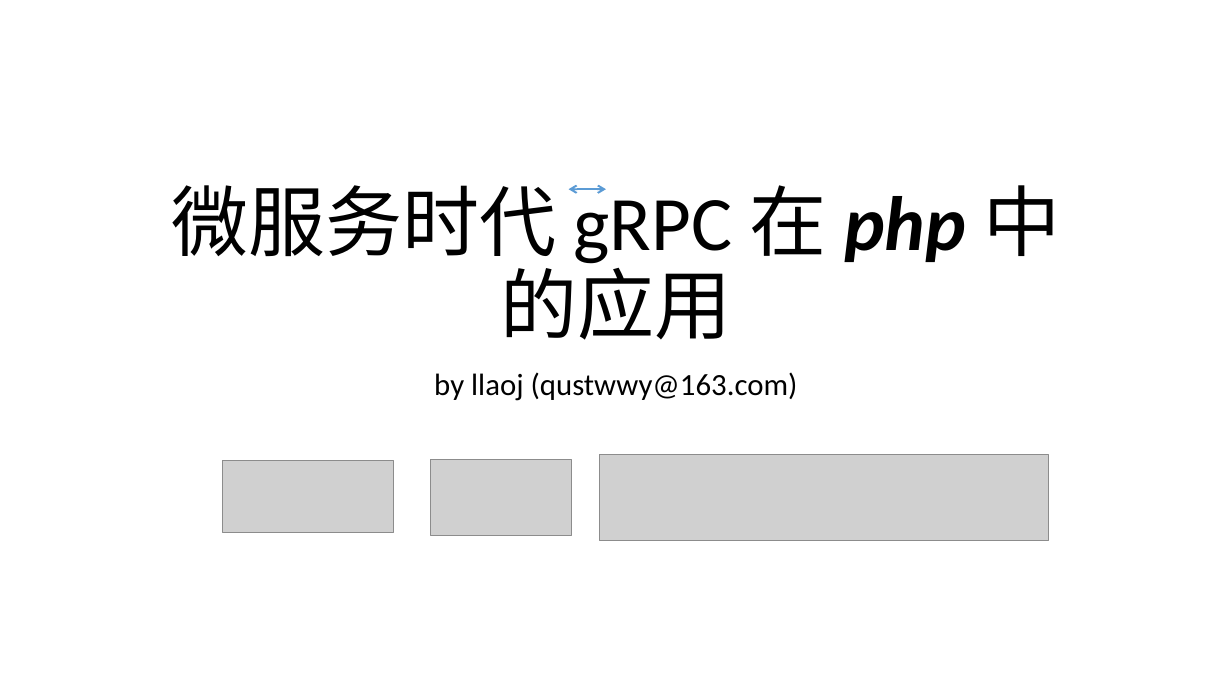
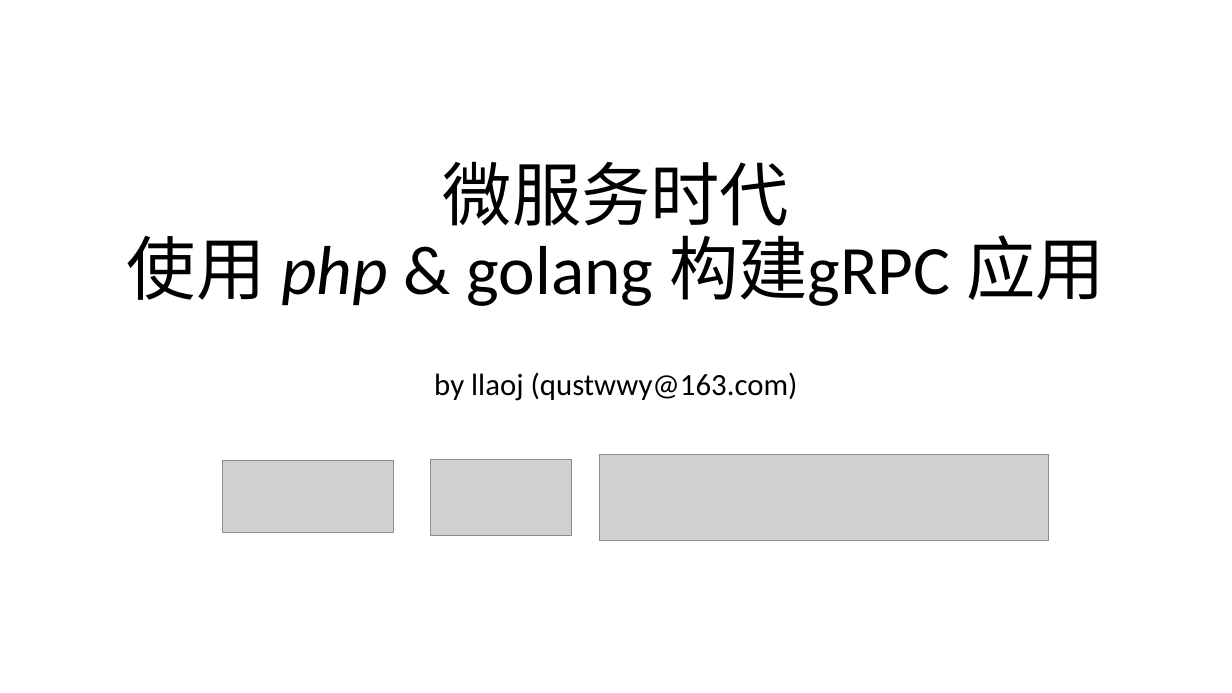
Before and after one commit to llaoj/my-share, a slide deck: slide 1 of grpc/index.pptx. Drawn at 1232x693 pixels with LibreOffice and Linux fonts; fonts in the diff are those of the drawing; grey boxes stand for pictures. Boxes give left, top, right and bottom in pixels: in the first picture for what was removed or moved away, otherwise in the second. Text is boxed around its words. In the diff, an @@ line names an element or a change of style, - is before the commit and + after.

```diff
--- a/grpc/index.pptx
+++ b/grpc/index.pptx
@@ title "微服务时代 使用 php & golang ..." at bbox=[127, 161, 1105, 306]: vertical alignment bottom to middle @@
@@ title at bbox=[127, 161, 1105, 306]: text changed; size 60 to 54 pt @@
-微服务时代 gRPC 在 php 中的应用
+微服务时代
+使用 php & golang 构建gRPC 应用
@@ double arrow removed from (568, 189) to (606, 189) @@
```
Also in this commit, not shown: 4 other slides changed, 6 slides added.
